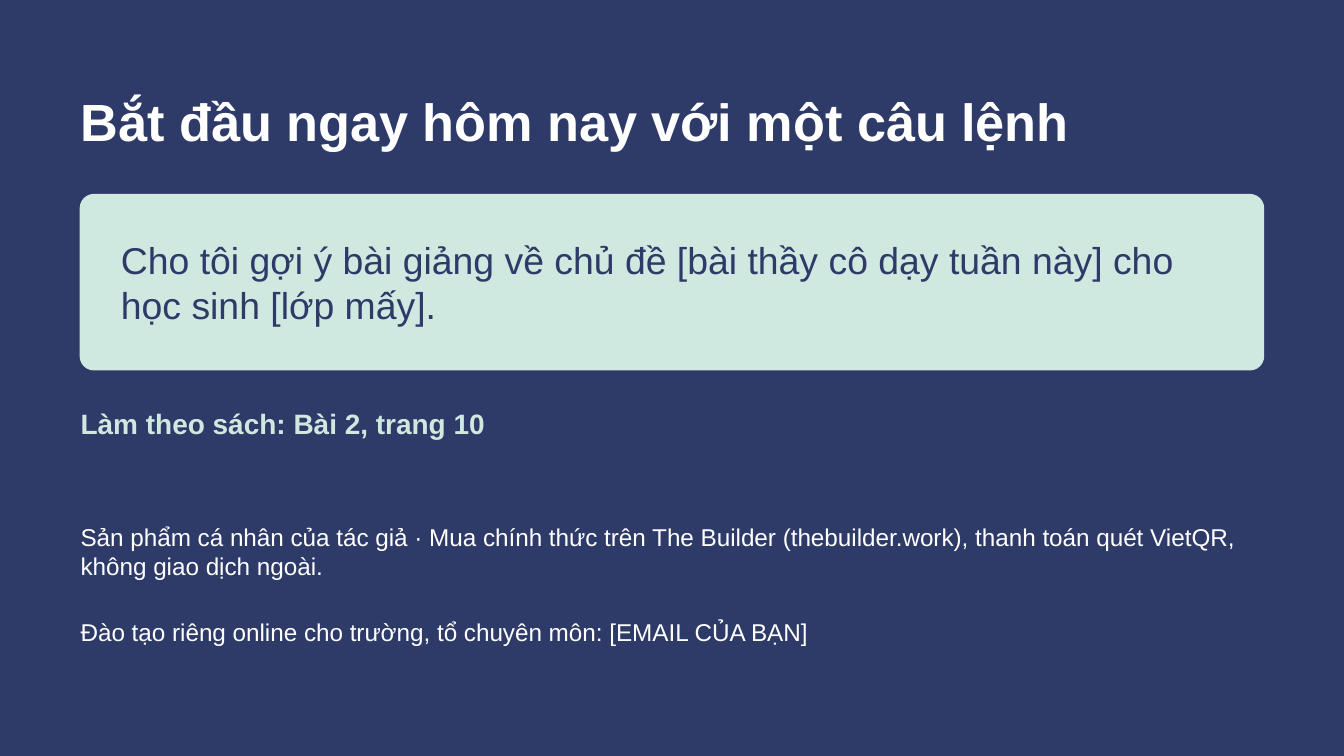
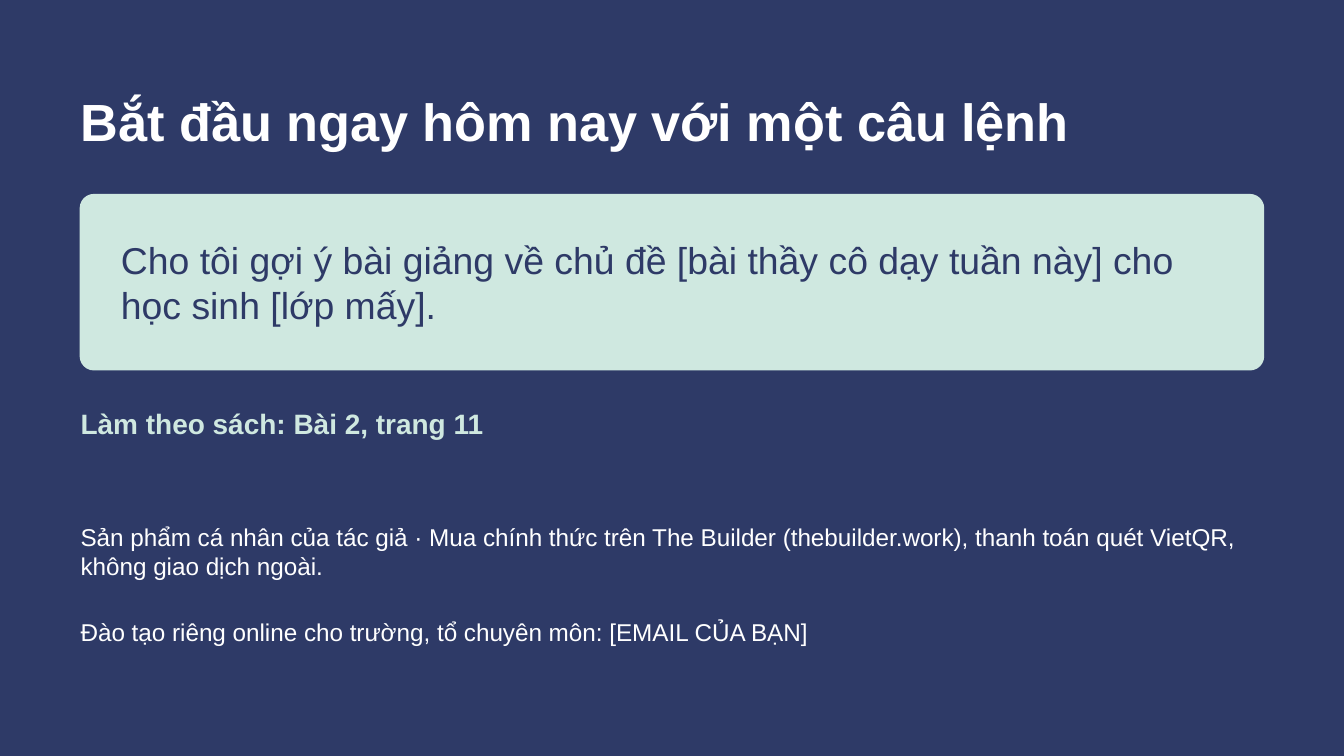
Before and after one commit to johnneinadlerr0353-bot/sachhuongdan, a slide deck: slide 24 of BO-TAI-LIEU-GUI-KHACH/04-Slide-tap-huan.pptx. Drawn at 1344x756 pixels with LibreOffice and Linux fonts; fonts in the diff are those of the drawing. Boxes give left, top, right and bottom in pixels: in the first picture for what was removed or moved away, otherwise in the second. Text is boxed around its words. In the diff, an @@ line names an element or a change of style, - is before the commit and + after.

```diff
--- a/BO-TAI-LIEU-GUI-KHACH/04-Slide-tap-huan.pptx
+++ b/BO-TAI-LIEU-GUI-KHACH/04-Slide-tap-huan.pptx
@@ text at [81, 413, 484, 439]: text changed @@
-Làm theo sách: Bài 2, trang 10
+Làm theo sách: Bài 2, trang 11
```
Also in this commit, not shown: 22 other slides changed, 28 other files.
